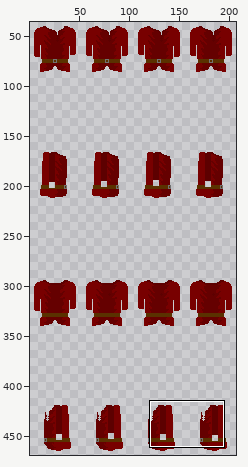
Sprite sheet, stored at assets/playerCustom/clothingTop/tunicRed.png. The first picture is a wide view before the edit; the outline marks the close-up.
Close-up. First the earlier version:
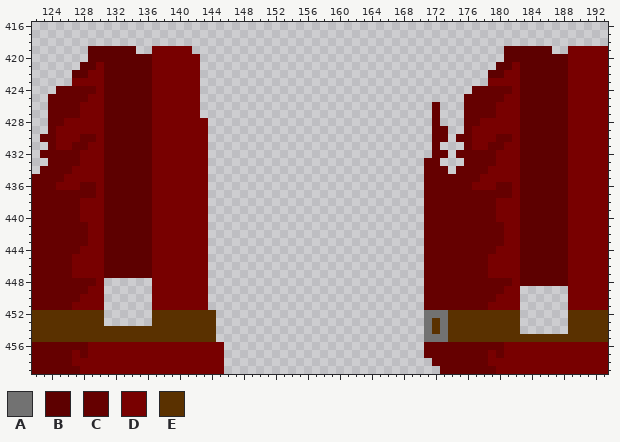
The file is 208x507 pixels. Colours within 5 levels of each other are drawn and written as one. Shown: x 122..193, y 416..459. The old version is drawn lined up with the new one, on the new canvas. The wide view leaves out empty margins. The commit also changed other parts of the picture, which this record leaves out.
Palette (. is transparent): A #727272  B #5d0000  C #650000  D #780000  E #5a3100
Pixels before (only the part around the change), first column x 126:
416 ...................................................................
417 ...................................................................
418 ...................................................................
419 ...BBBBBB..DDDDD.......................................BBBBBB..DDDD
420 ...BBBBBBBBDDDDDD......................................BBBBBBBBDDDD
421 ..BBDBBBBBBDDDDDD.....................................BBDBBBBBBDDDD
422 .BBDDBBBBBBDDDDDD....................................BBDDBBBBBBDDDD
423 .DDDDBBBBBBDDDDDD....................................DDDDBBBBBBDDDD
424 CCCCDBBBBBBDDDDDD..................................CCCCCDBBBBBBDDDD
425 CCCDDBBBBBBDDDDDD.................................CCCCCDDBBBBBBDDDD
426 CCDDDBBBBBBDDDDDD.............................C...CCCCDDDBBBBBBDDDD
427 CCDDDBBBBBBDDDDDD.............................C...CCCCDDDBBBBBBDDDD
428 DDDDDBBBBBBDDDDDDD............................C...CCDDDDDBBBBBBDDDD
429 DDDDDBBBBBBDDDDDDD............................CC..CDDDDDDBBBBBBDDDD
430 DDCCDBBBBBBDDDDDDD............................CC.CCDDDCCDBBBBBBDDDD
431 DCCDDBBBBBBDDDDDDD............................C...CDDCCDDBBBBBBDDDD
432 CCDDDBBBBBBDDDDDDD............................CC.CCCCCDDDBBBBBBDDDD
433 CCDDDBBBBBBDDDDDDD...........................CC...CCCCDDDBBBBBBDDDD
434 CDDDDBBBBBBDDDDDDD...........................CCC.CCCCDDDDBBBBBBDDDD
435 DDDDDBBBBBBDDDDDDD...........................CCCCCCCDDDDDBBBBBBDDDD
436 DDCCDBBBBBBDDDDDDD...........................CCCCCCDDDCCDBBBBBBDDDD
437 CCCCDBBBBBBDDDDDDD...........................CCCCCCCCCCCDBBBBBBDDDD
438 CCDDDBBBBBBDDDDDDD...........................CCCCCCCCCDDDBBBBBBDDDD
439 CCDDDBBBBBBDDDDDDD...........................CCCCCCCCCDDDBBBBBBDDDD
440 CCDDDBBBBBBDDDDDDD...........................CCCCCCCCCDDDBBBBBBDDDD
441 CCCDDBBBBBBDDDDDDD...........................CCCCCCCCCCDDBBBBBBDDDD
442 CCCDDBBBBBBDDDDDDD...........................CCCCCCCCCCDDBBBBBBDDDD
443 CCCDDBBBBBBDDDDDDD...........................CCCCCCCCCCDDBBBBBBDDDD
444 CCDDDBBBBBBDDDDDDD...........................CCCCCCCCCDDDBBBBBBDDDD
445 CDDDDBBBBBBDDDDDDD...........................CCCCCCCCDDDDBBBBBBDDDD
446 CDDDDBBBBBBDDDDDDD...........................CCCCCCCCDDDDBBBBBBDDDD
447 CDDDDBBBBBBDDDDDDD...........................CCCCCCCCDDDDBBBBBBDDDD
448 CCCCD......DDDDDDD...........................CCCCCCCCCCCDBBBBBBDDDD
449 CCCDD......DDDDDDD...........................CCCCCCCCCCDD......DDDD
450 CCDDD......DDDDDDD...........................CCCCCCCCCDDD......DDDD
451 CDDDD......DDDDDDD...........................CCCCCCCCDDDD......DDDD
452 EEEEE......EEEEEEEE..........................AAAEEEEEEEEE......EEEE
453 EEEEE......EEEEEEEE..........................AEAEEEEEEEEE......EEEE
454 EEEEEEEEEEEEEEEEEEE..........................AEAEEEEEEEEE......EEEE
455 EEEEEEEEEEEEEEEEEEE..........................AAAEEEEEEEEEEEEEEEEEEE
456 CCCDDDDDDDDDDDDDDDDD.........................CCCCCCCCCCDDDDDDDDDDDD
457 CDCDDDDDDDDDDDDDDDDD.........................CCCCCCCCDCDDDDDDDDDDDD
458 CDDDDDDDDDDDDDDDDDDD..........................CCCCCCCDDDDDDDDDDDDDD
459 CCDDDDDDDDDDDDDDDDDD...........................CCCCCCCDDDDDDDDDDDDD
After:
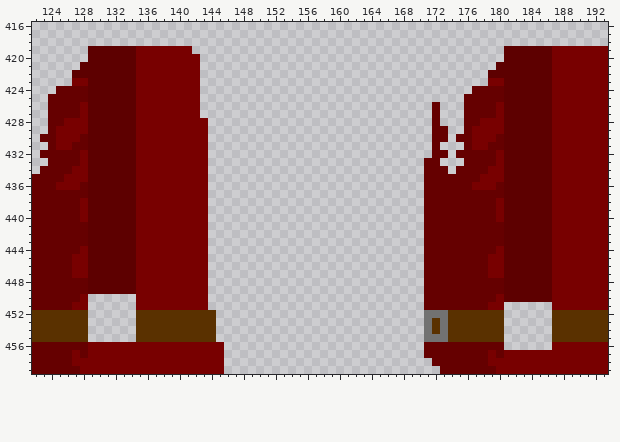
The edit:
canvas 208x507 -> 208x508
Changed rows in their new state; - is an unchanged pixel.
first column x 129:
419 ------DD--------------------------------------------------DD
420 ------DD--------------------------------------------------DD
421 -B----DD---------------------------------------------B----DD
422 BB----DD--------------------------------------------BB----DD
423 BB----DD--------------------------------------------BB----DD
424 BB----DD--------------------------------------------BB----DD
425 BB----DD--------------------------------------------BB----DD
426 BB----DD--------------------------------------------BB----DD
427 BB----DD--------------------------------------------BB----DD
428 BB----DD--------------------------------------------BB----DD
429 BB----DD--------------------------------------------BB----DD
430 BB----DD--------------------------------------------BB----DD
431 BB----DD--------------------------------------------BB----DD
432 BB----DD--------------------------------------------BB----DD
433 BB----DD--------------------------------------------BB----DD
434 BB----DD--------------------------------------------BB----DD
435 BB----DD--------------------------------------------BB----DD
436 BB----DD--------------------------------------------BB----DD
437 BB----DD--------------------------------------------BB----DD
438 BB----DD--------------------------------------------BB----DD
439 BB----DD--------------------------------------------BB----DD
440 BB----DD--------------------------------------------BB----DD
441 BB----DD--------------------------------------------BB----DD
442 BB----DD--------------------------------------------BB----DD
443 BB----DD--------------------------------------------BB----DD
444 BB----DD--------------------------------------------BB----DD
445 BB----DD--------------------------------------------BB----DD
446 BB----DD--------------------------------------------BB----DD
447 BB----DD--------------------------------------------BB----DD
448 BBBBBBDD--------------------------------------------BB----DD
449 BBBBBBDD--------------------------------------------BBBBBBDD
450 ..----DD--------------------------------------------BBBBBBDD
451 ..----DD--------------------------------------------..----DD
452 ..----EE--------------------------------------------..----EE
453 ..----EE--------------------------------------------..----EE
454 ......----------------------------------------------..----EE
455 ......----------------------------------------------......--
456 ----------------------------------------------------......--
